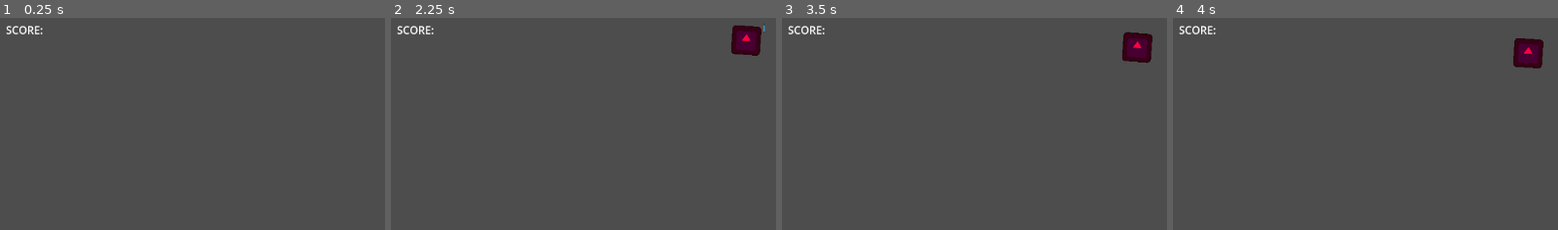
Above: before the commit, frames 1-4 (left to right).
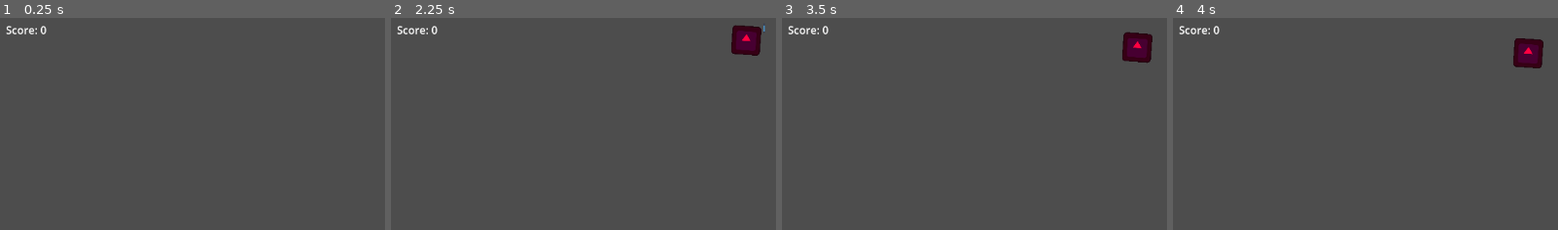
Above: after the commit, the same moments.

Repository: pengpa0012/godot-2d-platformer
Game: Godot game, scene res://Scenes/world.tscn
Same seed, same stepped clock (60 frames per second), same inputs: the game is played once before the commit and once after it. The engine's default icon, where the game draws it, is replaced by a stand-in: a white triangle on a blue panel in a dark square.
Inputs (mouse positions are % of the whole screen's width and height, from its top left):
- Up to frame 1 (0.25 s): no input
- Up to frame 2 (2.25 s): tap Enter (ui_accept) at 0.5, 0.77, 1.52 s; move the mouse to (72, 46) at 0.52 s; hold Right (ui_right) 0.53-2.03 s; move the mouse to (30, 56) at 1.27 s; move the mouse to (60, 29) at 2.02 s; hold Left (ui_left) from 2.03 s (still down)
- Up to frame 3 (3.5 s): move the mouse to (45, 72) at 2.77 s; release Left (ui_left) at 2.78 s; hold Right (ui_right) from 2.78 s (still down); tap Enter (ui_accept) at 3.02 s
- Up to frame 4 (4 s): keep holding Right (ui_right); move the mouse to (80, 67) at 3.52 s; tap Enter (ui_accept) at 3.77 s
The pictures show only the part of the screen within x 0-50%, y 0-50%; the shares and areas given below are measured in that part.

The runs differ from the first frame. In frame 1, 0.2% of the frame differs, in the area x 3-13%, y 3-8%; in frame 2, 0.2%; in frame 3, 0.2%; in frame 4, 0.2%.

Commit message:
added score

Diff:
--- /dev/null
+++ b/Enemy.gd
@@ -0,0 +1,76 @@
+extends CharacterBody2D
+
+# Get the gravity from the project settings to be synced with RigidBody nodes.
+var gravity = ProjectSettings.get_setting("physics/2d/default_gravity")
+@onready var player = get_node("../../Players/Player")
+@onready var enemy = get_node("AnimatedSprite2D")
+@onready var enemyCollisionShape = get_node("CollisionShape2D")
+@onready var GLOBAL = get_node("/root/Global")
+var chase = false
+var SPEED = 200
+var isDead = false
+
+var minDistance = -200
+var maxDistance = 200
+var currentDistance = 0
+var moveSpeed = 100
+var direction = Vector2.RIGHT
+
+
+func _physics_process(delta):
+	velocity.y += gravity * delta
+
+	if velocity.y >= 1000:
+		self.queue_free()
+
+	if !isDead && player:
+		if chase:
+			var direction = (player.position - self.position).normalized()
+			enemy.play("Jump")
+			if direction.x > 0:
+				get_node("AnimatedSprite2D").flip_h = true
+			else:
+				get_node("AnimatedSprite2D").flip_h = false
+			velocity.x = direction.x * SPEED
+		else:
+			enemy.play("Idle")
+#			Add casual walking here
+			velocity.x = 0
+	move_and_slide()
+
+
+func _on_area_2d_body_entered(body):
+	if body.name == "Player":
+		chase = true
+
+
+func _on_area_2d_body_exited(body):
+	if body.name == "Player":
+		chase = false
+
+
+func _on_area_2d_2_body_entered(body):
+	if body.name == "Player":
+		if enemyCollisionShape:
+			enemyCollisionShape.queue_free()
+		GLOBAL.score += 10
+		GLOBAL.enemy_count += 1
+		player.velocity.y = -400
+		player.get_node("AnimationPlayer").play("Jump")
+		isDead = true
+		get_node("../../EnemyDeathSound").play()
+		enemy.play("Death")
+		await(enemy.animation_finished)
+		self.queue_free()
+
+
+
+func _on_area_2d_3_body_entered(body):
+	if body.name == "Player":
+		GLOBAL.life -= 1
+		body.get_node("HurtSFX").play()
+		if(GLOBAL.life == 0):
+			body.get_node("AnimationPlayer").play("Death")
+			player.queue_free()
+			GLOBAL.life = 5
+			get_tree().change_scene_to_file("res://death_screen.tscn")
--- a/Scenes/world.tscn
+++ b/Scenes/world.tscn
@@ -1,8 +1,9 @@
-[gd_scene load_steps=6 format=3 uid="uid://bvm7ottyykwkm"]
+[gd_scene load_steps=7 format=3 uid="uid://bvm7ottyykwkm"]
 
 [ext_resource type="PackedScene" uid="uid://maqjce46rx84" path="res://Scenes/player.tscn" id="1_rwmap"]
 [ext_resource type="Script" path="res://Script/EnemiesGenerator.gd" id="2_uu86k"]
 [ext_resource type="Script" path="res://Script/Deadzone.gd" id="3_8ptv8"]
+[ext_resource type="Script" path="res://Script/Score.gd" id="4_nlg5u"]
 
 [sub_resource type="RectangleShape2D" id="RectangleShape2D_qgmoc"]
 size = Vector2(80.5, 652)
@@ -56,7 +57,7 @@
 offset_top = 9.0
 offset_right = 420.0
 offset_bottom = 35.0
-text = "SCORE:"
+script = ExtResource("4_nlg5u")
 
 [connection signal="timeout" from="CanvasGroup/EnemiesGenerator/Timer" to="CanvasGroup/EnemiesGenerator" method="_on_timer_timeout"]
 [connection signal="body_entered" from="CanvasGroup/Deadzone" to="CanvasGroup/Deadzone" method="_on_body_entered"]
--- /dev/null
+++ b/Script/Score.gd
@@ -0,0 +1,5 @@
+extends Node
+
+
+func _physics_process(delta):
+	self.text = "Score: {score}".format({"score": Global.score})
--- a/Script/bullet.gd
+++ b/Script/bullet.gd
@@ -11,5 +11,6 @@
 
 func _on_area_2d_body_entered(body):
 	if "Enemy" in body.name:
+		Global.score += 10
 		self.queue_free()
 		body.queue_free()
